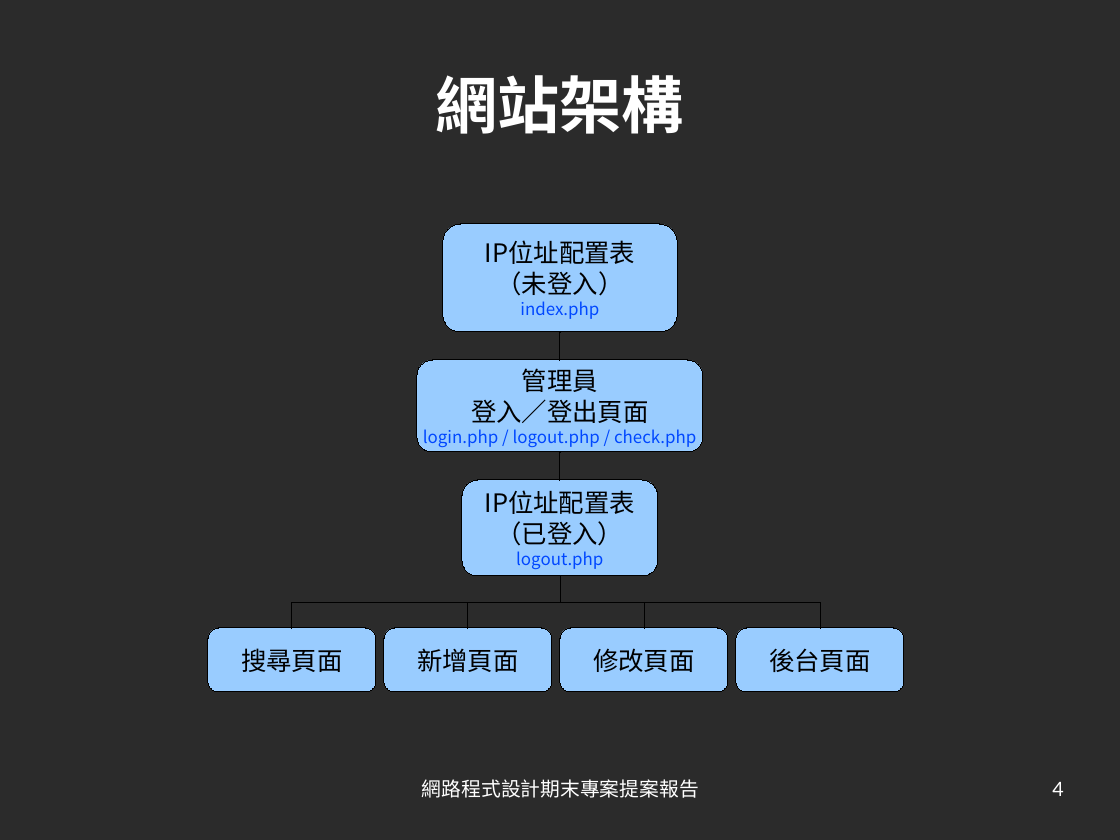
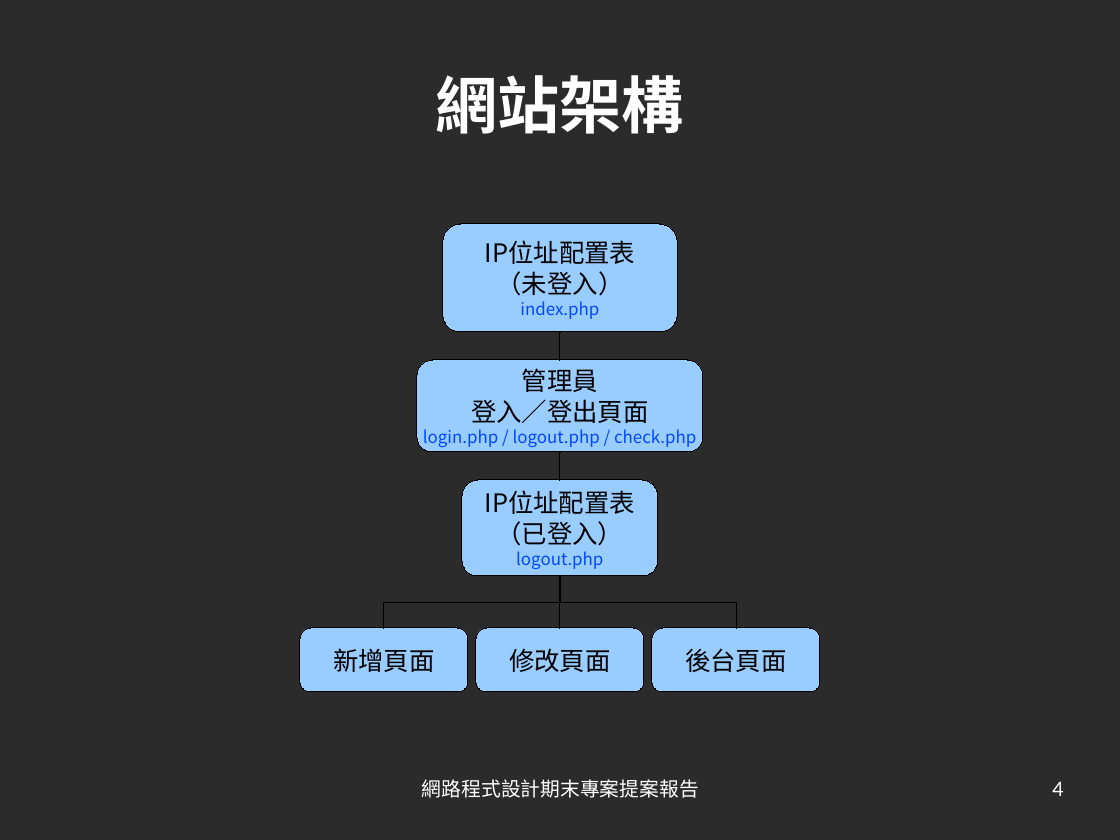
Before and after one commit to brlin-tw/NetAdminIPTableCorporate, a slide deck: slide 4 of Resources/Manual/Project_manual.odp. Drawn at 1120x840 pixels with LibreOffice and Linux fonts; fonts in the diff are those of the drawing; background and template pictures are left out; a plain dark background stands for a picture behind light text. Boxes give left, top, right and bottom in pixels: in the first picture for what was removed or moved away, otherwise in the second. Text is boxed around its words. In the diff, an @@ line names an element or a change of style, - is before the commit and + after.

```diff
--- a/Resources/Manual/Project_manual.odp
+++ b/Resources/Manual/Project_manual.odp
@@ elbow line moved from (560, 576) - (292, 628) to (560, 576) - (384, 628) @@
@@ elbow line moved from (560, 576) - (644, 628) to (560, 576) - (736, 628) @@
@@ elbow line moved from (560, 576) - (469, 628) to (560, 628) - (560, 576) @@
@@ elbow line removed from (560, 576) to (820, 628) @@
@@ rounded rectangle removed at [208, 628, 376, 692] @@
-搜尋頁面
@@ 3 rounded rectangles: place and size @@
-3 rounded rectangles at [384, 628, 904, 692]
+3 rounded rectangles at [300, 628, 820, 692]
```
Also in this commit, not shown: 8 other files.
